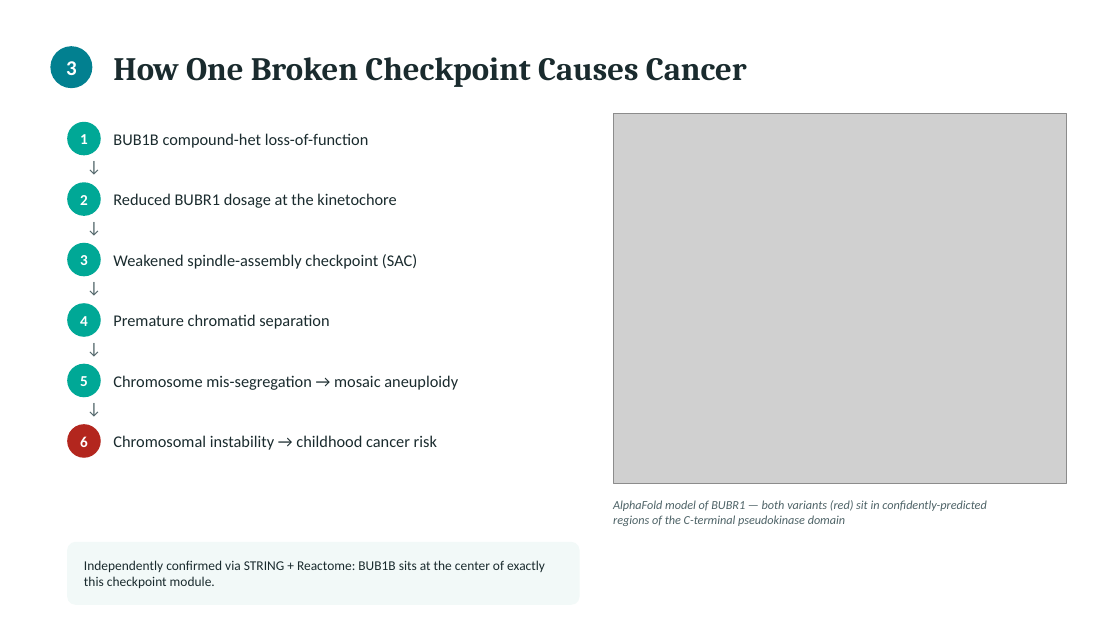
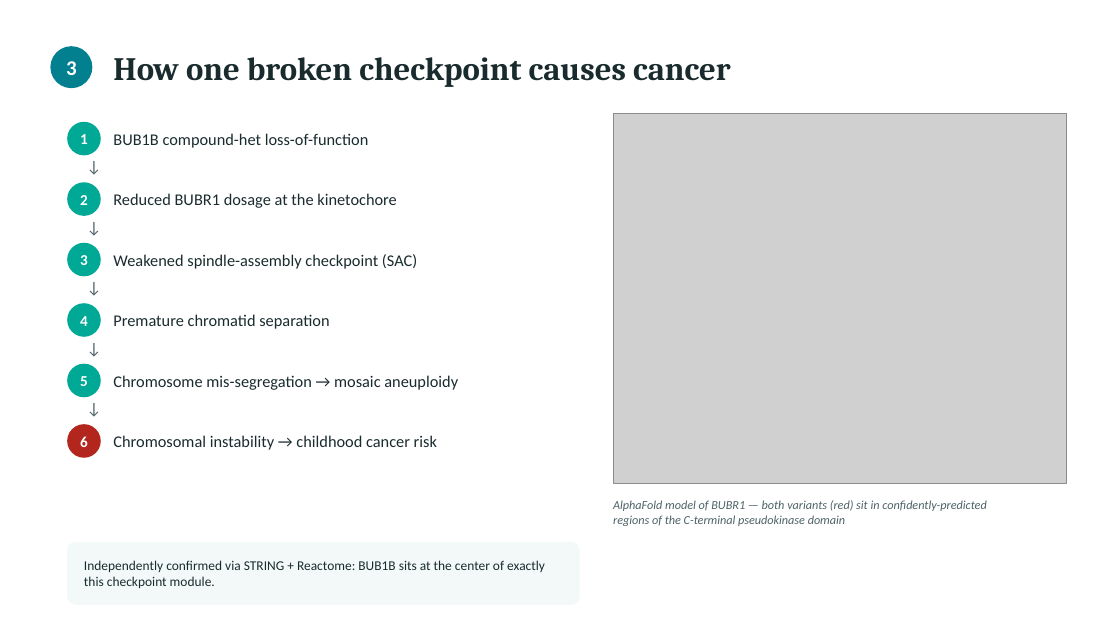
Before and after one commit to RuizHernandez/mva-hackathon-2026, a slide deck: slide 3 of Track 2/pitch_deck.pptx. Drawn at 1120x630 pixels with LibreOffice and Linux fonts; fonts in the diff are those of the drawing; grey boxes stand for pictures. Boxes give left, top, right and bottom in pixels: in the first picture for what was removed or moved away, otherwise in the second. Text is boxed around its words. In the diff, an @@ line names an element or a change of style, - is before the commit and + after.

```diff
--- a/Track 2/pitch_deck.pptx
+++ b/Track 2/pitch_deck.pptx
@@ text at (113,57,731,87): text changed @@
-How One Broken Checkpoint Causes Cancer
+How one broken checkpoint causes cancer
```
Also in this commit, not shown: 6 other slides changed.
